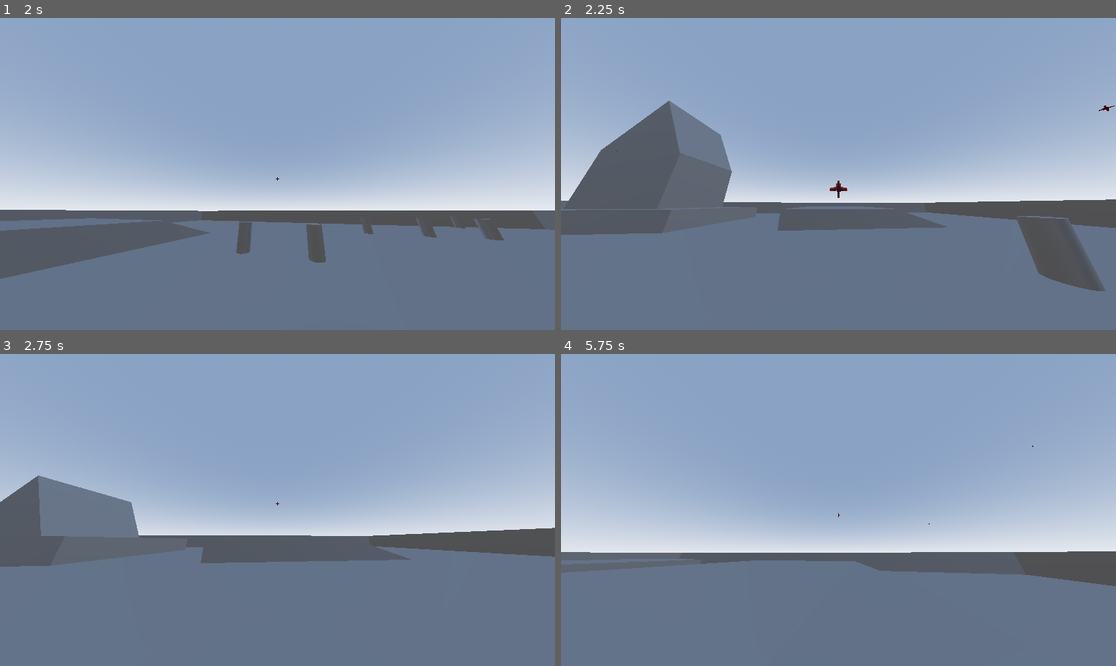
Above: before the commit, frames 1-4 (two rows, left to right).
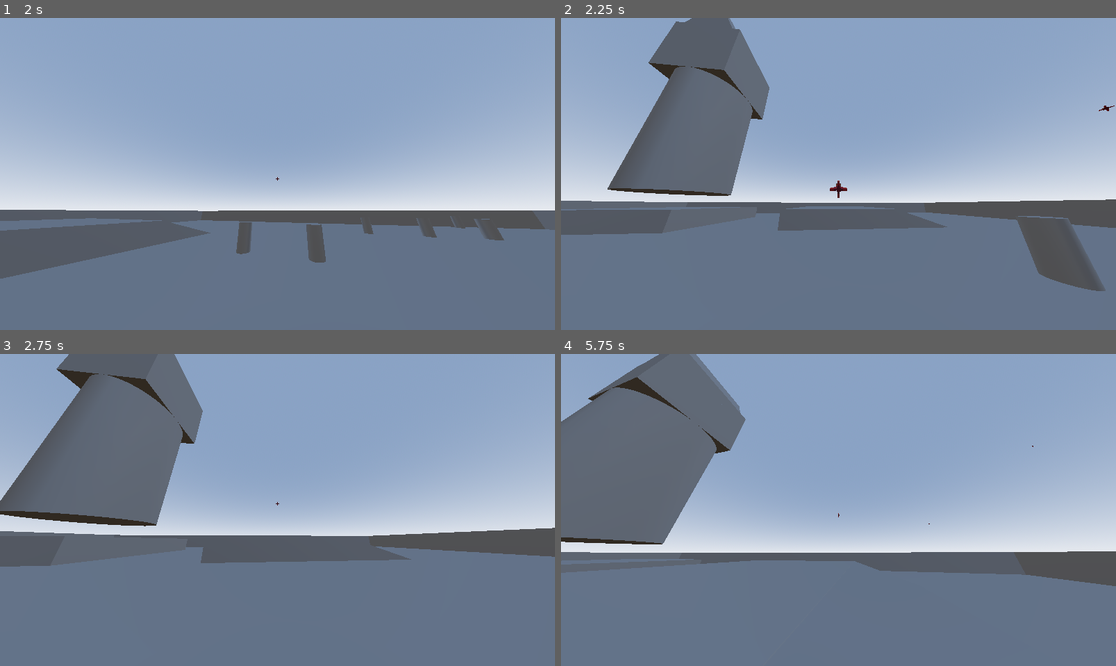
Above: after the commit, the same moments.

Repository: ravewyvern/bad-ideas-game-jam
Game: Godot game, scene res://Scenes/Menus/Main Menu.tscn
Two runs of this game, one before a commit and one after it. Both use one fixed random seed, a clock stepped at 60 frames per second and the inputs below.
Inputs (mouse positions are in pixels of both pictures, inside the frame that each line leads up to):
- Up to frame 1 (2 s): click "Level Selector" at 0.5 s; tap Enter at 1.25 s; move the mouse to (305, 174) at 1.27 s; press the mouse at (305, 174) at 1.28 s; hold O (Move.Forward) from 1.28 s (still down); tap Space (Move.Jump) at 1.52 s
- Up to frame 2 (2.25 s): keep holding O (Move.Forward); move the mouse to (810, 174) at 2.02 s; release the mouse at (810, 174) at 2.03 s; click (810, 174) at 2.1 s
- Up to frame 3 (2.75 s): keep holding O (Move.Forward); tap Space (Move.Jump) at 2.27 s
- Up to frame 4 (5.75 s): keep holding O (Move.Forward); move the mouse to (849, 503) at 2.77 s; press the mouse at (849, 503) at 2.78 s; move the mouse to (832, 516) at 3.52 s; release the mouse at (832, 516) at 3.53 s; click (832, 516) at 3.6 s; tap Space (Move.Jump) at 3.77, 4.52, 5.27 s; move the mouse to (877, 513) at 4.27 s; press the mouse at (877, 513) at 4.28 s; move the mouse to (794, 506) at 5.02 s; release the mouse at (794, 506) at 5.03 s; click (794, 506) at 5.1 s

Frame 1 is identical in both runs. In frame 2, 8.1% of the frame differs, in the area x 1-38%, y 0-62%; in frame 3, 13%; in frame 4, 14%, in the area x 0-34%, y 0-62%.

Commit message:
Tower fix and Bridge
Odd issue with the tower and Bridge the rigid body keeps switching to a Node 3D so it falls through the map i change it and pushed it to the repo let me know if its still doing it

Diff:
--- a/Bridge_Test.tscn
+++ b/Bridge_Test.tscn
@@ -2,10 +2,10 @@
 
 [sub_resource type="BoxMesh" id="BoxMesh_br0es"]
 
-[node name="Node3D" type="RigidBody3D" unique_id=831979517]
+[node name="RigidBody3D" type="RigidBody3D" unique_id=1549961045]
 
-[node name="CollisionShape3D" type="CollisionShape3D" parent="." unique_id=2104533036]
+[node name="MeshInstance3D" type="MeshInstance3D" parent="." unique_id=1986140525]
+transform = Transform3D(13.022273, 0, 0, 0, 0.13653642, 0, 0, 0, 1, 0, 0, 0)
+mesh = SubResource("BoxMesh_br0es")
 
-[node name="MeshInstance3D" type="MeshInstance3D" parent="." unique_id=793656462]
-transform = Transform3D(10.841076, 0, 0, 0, 0.1879719, 0, 0, 0, 1, 0.46353936, 0, 0)
-mesh = SubResource("BoxMesh_br0es")
+[node name="CollisionShape3D" type="CollisionShape3D" parent="." unique_id=1600653831]
--- a/Scenes/Game.tscn
+++ b/Scenes/Game.tscn
@@ -100,4 +100,4 @@
 transform = Transform3D(1, 0, 0, 0, 1, 0, 0, 0, 1, 0.007262945, 0.016240716, 7.841078)
 
 [node name="Tower_Test" parent="." unique_id=1800772031 instance=ExtResource("5_7lihs")]
-transform = Transform3D(1, 0, 0, 0, 1, 0, 0, 0, 1, 19.33664, -1.9485924e-09, 20.261316)
+transform = Transform3D(1, 0, 0, 0, 1, 0, 0, 0, 1, 17.556067, 25.065668, 20.261316)
--- a/Tower_Test.tscn
+++ b/Tower_Test.tscn
@@ -2,28 +2,27 @@
 
 [sub_resource type="BoxMesh" id="BoxMesh_y81yl"]
 
-[sub_resource type="Skin" id="Skin_y81yl"]
+[sub_resource type="BoxShape3D" id="BoxShape3D_q3uqq"]
+size = Vector3(1, 1.8632202, 5.4002686)
 
-[sub_resource type="CylinderMesh" id="CylinderMesh_y81yl"]
+[sub_resource type="CylinderMesh" id="CylinderMesh_7uk3e"]
 
-[sub_resource type="PrismMesh" id="PrismMesh_y81yl"]
+[sub_resource type="PrismMesh" id="PrismMesh_ugfur"]
 
-[sub_resource type="BoxShape3D" id="BoxShape3D_q3uqq"]
+[node name="RigidBody3D" type="RigidBody3D" unique_id=1244042777]
 
-[node name="StaticBody3D" type="RigidBody3D" unique_id=1800772031]
+[node name="MeshInstance3D" type="MeshInstance3D" parent="." unique_id=1436378224]
+transform = Transform3D(10, 0, 0, 0, 10, 0, 0, 0, 10, 0, 0, 0)
+mesh = SubResource("BoxMesh_y81yl")
 
-[node name="MeshInstance3D" type="MeshInstance3D" parent="." unique_id=1745960302]
-transform = Transform3D(8, 0, 0, 0, 8, 0, 0, 0, 8, 0, 19.254192, 0)
-mesh = SubResource("BoxMesh_y81yl")
-skin = SubResource("Skin_y81yl")
+[node name="CollisionShape3D" type="CollisionShape3D" parent="." unique_id=1516343149]
+transform = Transform3D(10, 0, 0, 0, 20.065224, 0, 0, 0, 1.8557396, 0, -6.3518705, 0)
+shape = SubResource("BoxShape3D_q3uqq")
 
-[node name="MeshInstance3D" type="MeshInstance3D" parent="MeshInstance3D" unique_id=2144725105]
-transform = Transform3D(1, 0, 0, 0, 1, 0, 0, 0, 1, 0, -1.4638109, 0)
-mesh = SubResource("CylinderMesh_y81yl")
+[node name="MeshInstance3D2" type="MeshInstance3D" parent="." unique_id=614044160]
+transform = Transform3D(10, 0, 0, 0, 10, 0, 0, 0, 10, 0, -12.953764, 0)
+mesh = SubResource("CylinderMesh_7uk3e")
 
-[node name="MeshInstance3D2" type="MeshInstance3D" parent="MeshInstance3D" unique_id=2043078684]
-transform = Transform3D(1, 0, 0, 0, 1, 0, 0, 0, 1, 0, 0.981874, 0)
-mesh = SubResource("PrismMesh_y81yl")
-
-[node name="CollisionShape3D" type="CollisionShape3D" parent="." unique_id=1290173625]
-shape = SubResource("BoxShape3D_q3uqq")
+[node name="MeshInstance3D3" type="MeshInstance3D" parent="." unique_id=483391594]
+transform = Transform3D(10, 0, 0, 0, 10, 0, 0, 0, 10, 0, 7.5050874, 0)
+mesh = SubResource("PrismMesh_ugfur")
